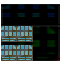
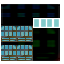
Two versions of the same layered image (64px x 64px). Layer-by-layer changes:
added layer "Rectangle 1" (1st of 4) above "Rectangle 1" over [53, 18, 60, 28]
added layer "Rectangle 1" (2nd of 4) above "Rectangle 1" over [46, 18, 53, 28]
added layer "Rectangle 1" (3rd of 4) above "Rectangle 1" over [40, 18, 47, 28]
added layer "Rectangle 1" (4th of 4) above "ArmCore" over [33, 18, 40, 28]
